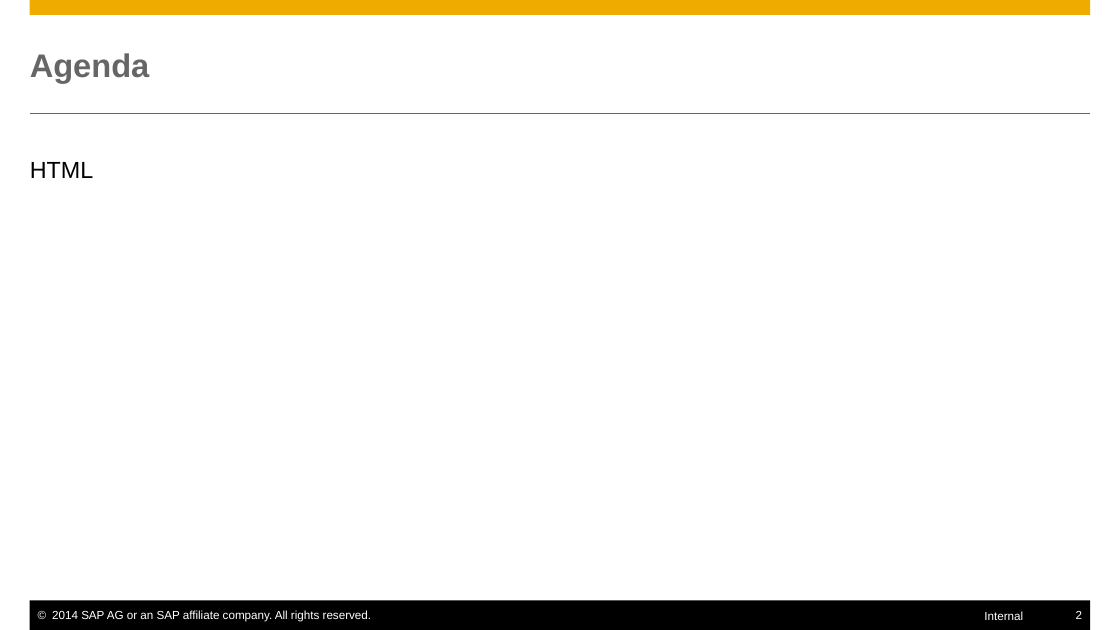
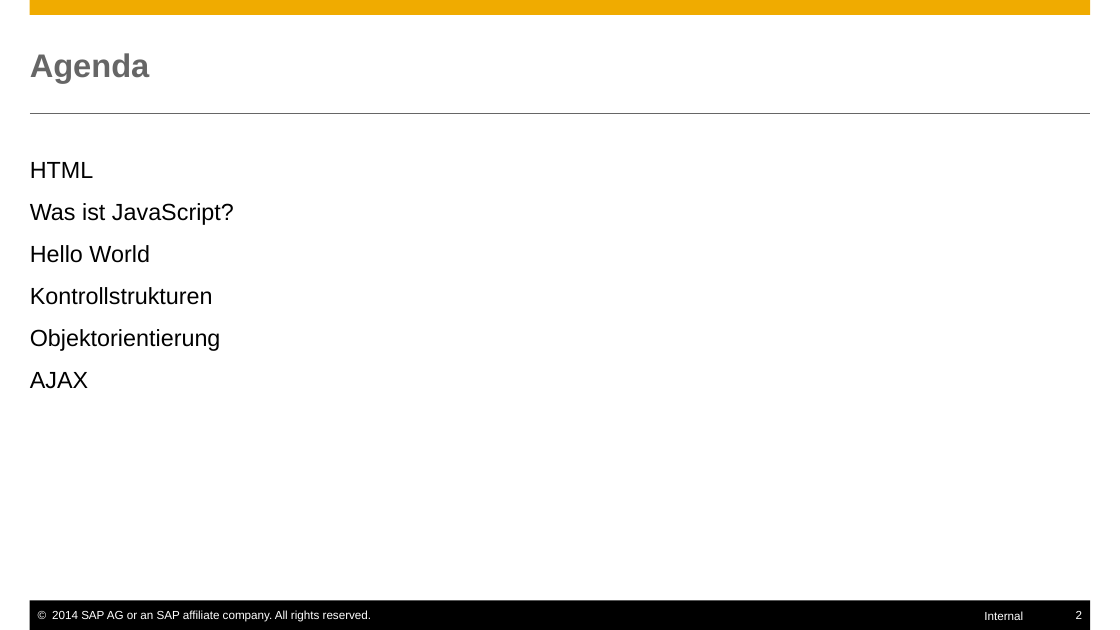
Before and after one commit to ofrendo/JSCrossCourse, a slide deck: slide 2 of JSCrosscourse.pptx. Drawn at 1120x630 pixels with LibreOffice and Linux fonts; fonts in the diff are those of the drawing. Boxes give left, top, right and bottom in pixels: in the first picture for what was removed or moved away, otherwise in the second. Text is boxed around its words. In the diff, an @@ line names an element or a change of style, - is before the commit and + after.

Commit message:
ajax

```diff
--- a/JSCrosscourse.pptx
+++ b/JSCrosscourse.pptx
@@ text at <box>30,203,234,389</box>: paragraphs added @@
+Was ist JavaScript?
+Hello World
+Kontrollstrukturen
+Objektorientierung
+AJAX
```
Also in this commit, not shown: 7 slides added, 4 other files.
